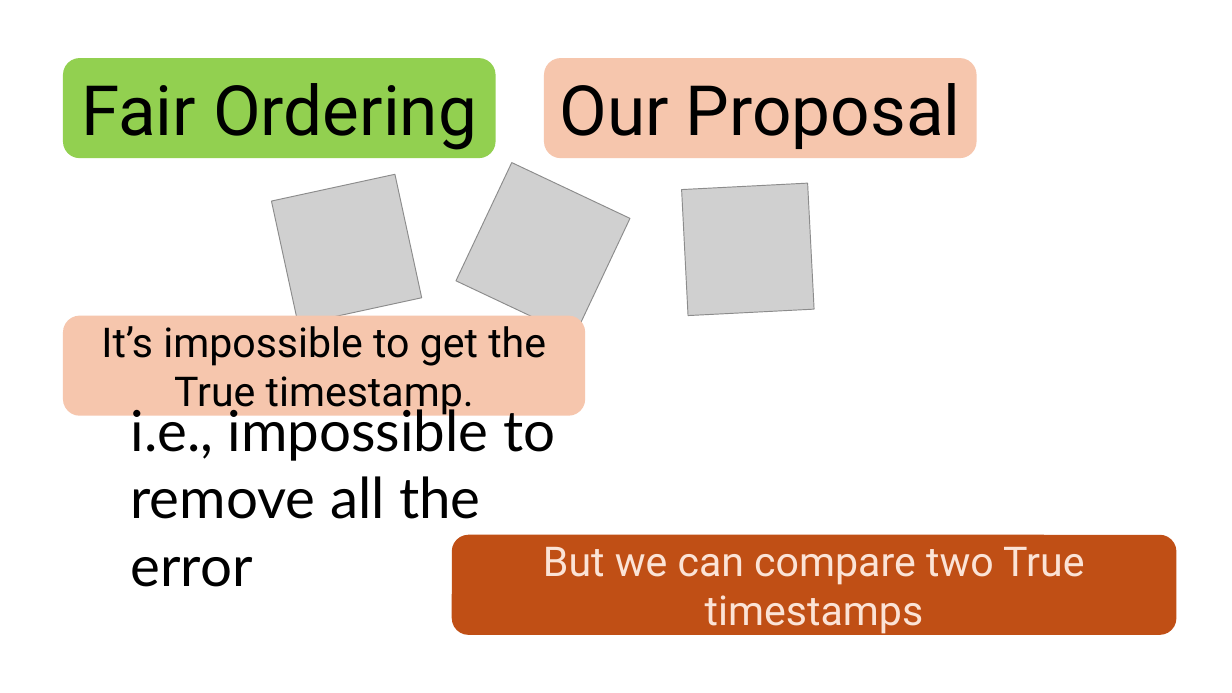
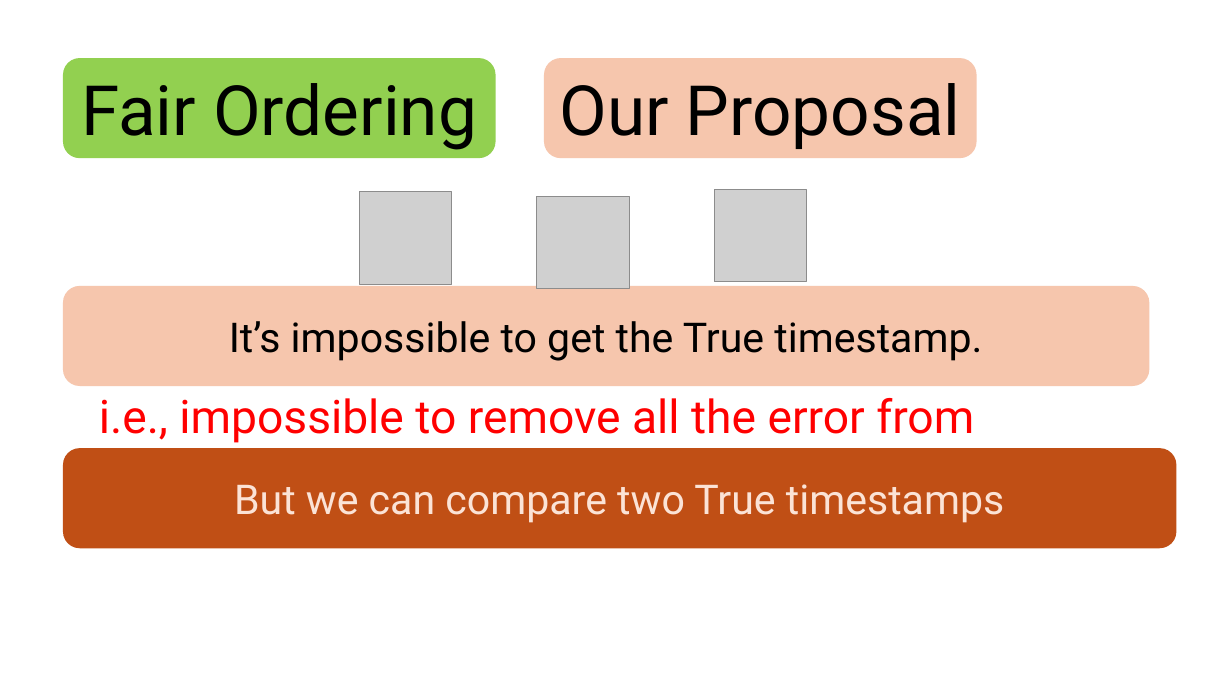
Before and after one commit to HaseebLUMS/Onyx-Presentation, a slide deck: slide 14 of tommy_hotnets_v2.pptx (slide 13 before the commit). Drawn at 1232x693 pixels with LibreOffice and Linux fonts; fonts in the diff are those of the drawing; grey boxes stand for pictures. Boxes give left, top, right and bottom in pixels: in the first picture for what was removed or moved away, otherwise in the second. Text is boxed around its words. In the diff, an @@ line names an element or a change of style, - is before the commit and + after.

Commit message:
updated

```diff
--- a/tommy_hotnets_v2.pptx
+++ b/tommy_hotnets_v2.pptx
@@ picture removed at bbox=[272, 175, 422, 325] @@
@@ picture removed at bbox=[456, 162, 631, 337] @@
@@ picture added at bbox=[360, 192, 452, 285] @@
@@ picture added at bbox=[537, 197, 629, 289] @@
@@ picture removed at bbox=[682, 184, 815, 316] @@
@@ picture added at bbox=[714, 189, 807, 282] @@
@@ rounded rectangle "It’s impossible to get the ...": place and size @@
-rounded rectangle "It’s impossible to get the ..." at bbox=[63, 316, 585, 416]
+rounded rectangle "It’s impossible to get the ..." at bbox=[63, 286, 1150, 385]
@@ text at bbox=[99, 398, 974, 448]: text changed; size 44 to 36 pt; font Lato to Roboto; text colour #000000 to #FF0000 @@
-i.e., impossible to remove all the error
+i.e., impossible to remove all the error from clocks
@@ rounded rectangle "But we can compare two ...": place and size @@
-rounded rectangle "But we can compare two ..." at bbox=[452, 535, 1177, 635]
+rounded rectangle "But we can compare two ..." at bbox=[63, 448, 1177, 548]
```
Also in this commit, not shown: 10 other slides changed, 1 slide added.
